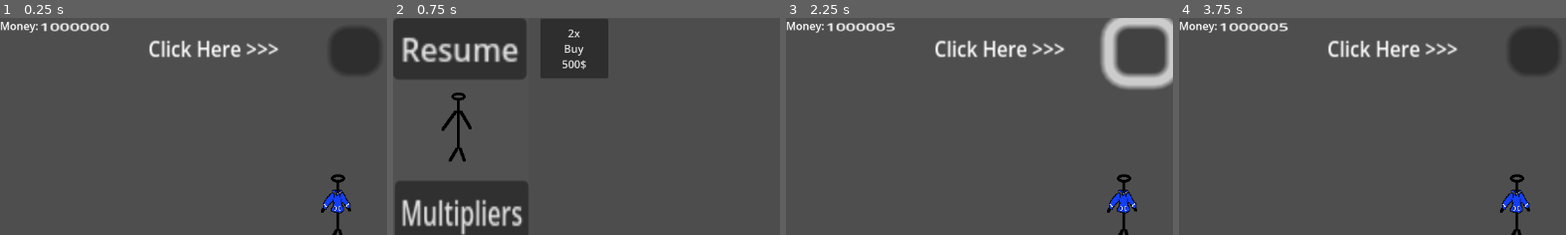
Above: before the commit, frames 1-4 (left to right).
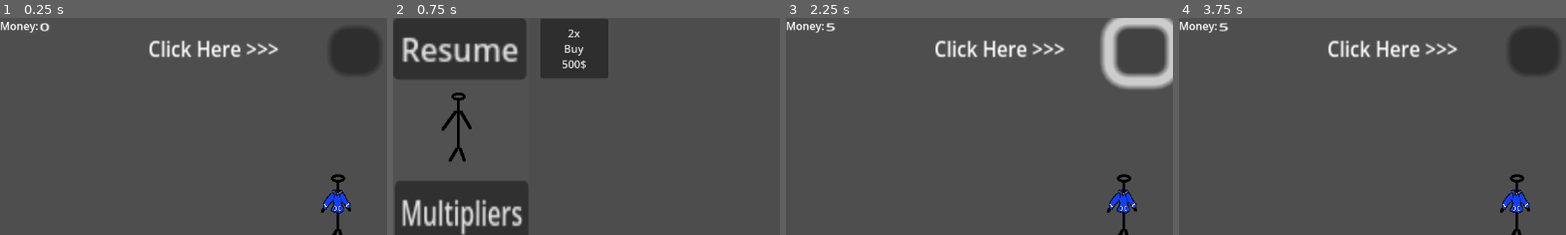
Above: after the commit, the same moments.

Repository: explysm/Games
Game: Godot game, scene res://Scenes/main.tscn
Two runs of this game, one before a commit and one after it. Both use one fixed random seed, a clock stepped at 60 frames per second and the inputs below.
Inputs:
- Up to frame 1 (0.25 s): no input
- Up to frame 2 (0.75 s): click "Shop" at 0.5 s
- Up to frame 3 (2.25 s): click "Resume" at 1.25 s; click "Click Here >>>" at 2 s
- Up to frame 4 (3.75 s): click "Settings" at 2.75 s; click "Resume" at 3.5 s
The pictures show only the part of the screen within x 0-50%, y 0-50%; the shares and areas given below are measured in that part.

The runs differ from the first frame. In frame 1, 0.5% of the frame differs, in the area x 10-29%, y 2-7%; in frame 2, nothing differs; in frame 3, 0.5%; in frame 4, 0.5%.

Commit message:
Added Build folder for builds of the games

Diff:
--- a/In_Development/rotating-stickman-v2.0/Scripts/variables.gd
+++ b/In_Development/rotating-stickman-v2.0/Scripts/variables.gd
@@ -1,6 +1,6 @@
 extends Node
 
-var money : int = 1000000
+var money : int = 0
 
 var hoodie : int = 0
 
--- a/In_Development/rotating-stickman-v2.0/project.godot
+++ b/In_Development/rotating-stickman-v2.0/project.godot
@@ -11,8 +11,11 @@
 [application]
 
 config/name="Rotating Stickman v2.0"
+config/version="2.0.0.0"
 run/main_scene="uid://ba6wr367e1ca3"
 config/features=PackedStringArray("4.4", "Mobile")
+boot_splash/image="uid://bvf3wcwmxvlj"
+config/icon="uid://ine1m4ev0yo7"
 
 [autoload]
 
@@ -53,3 +56,4 @@
 [rendering]
 
 renderer/rendering_method="mobile"
+textures/vram_compression/import_etc2_astc=true
